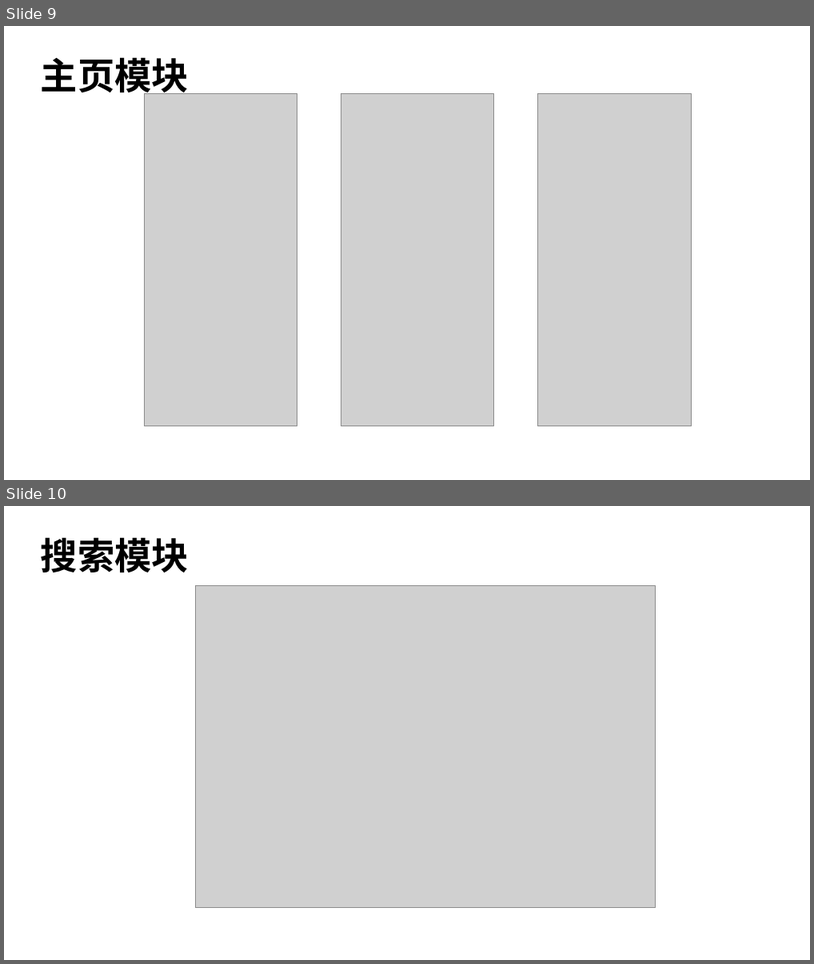
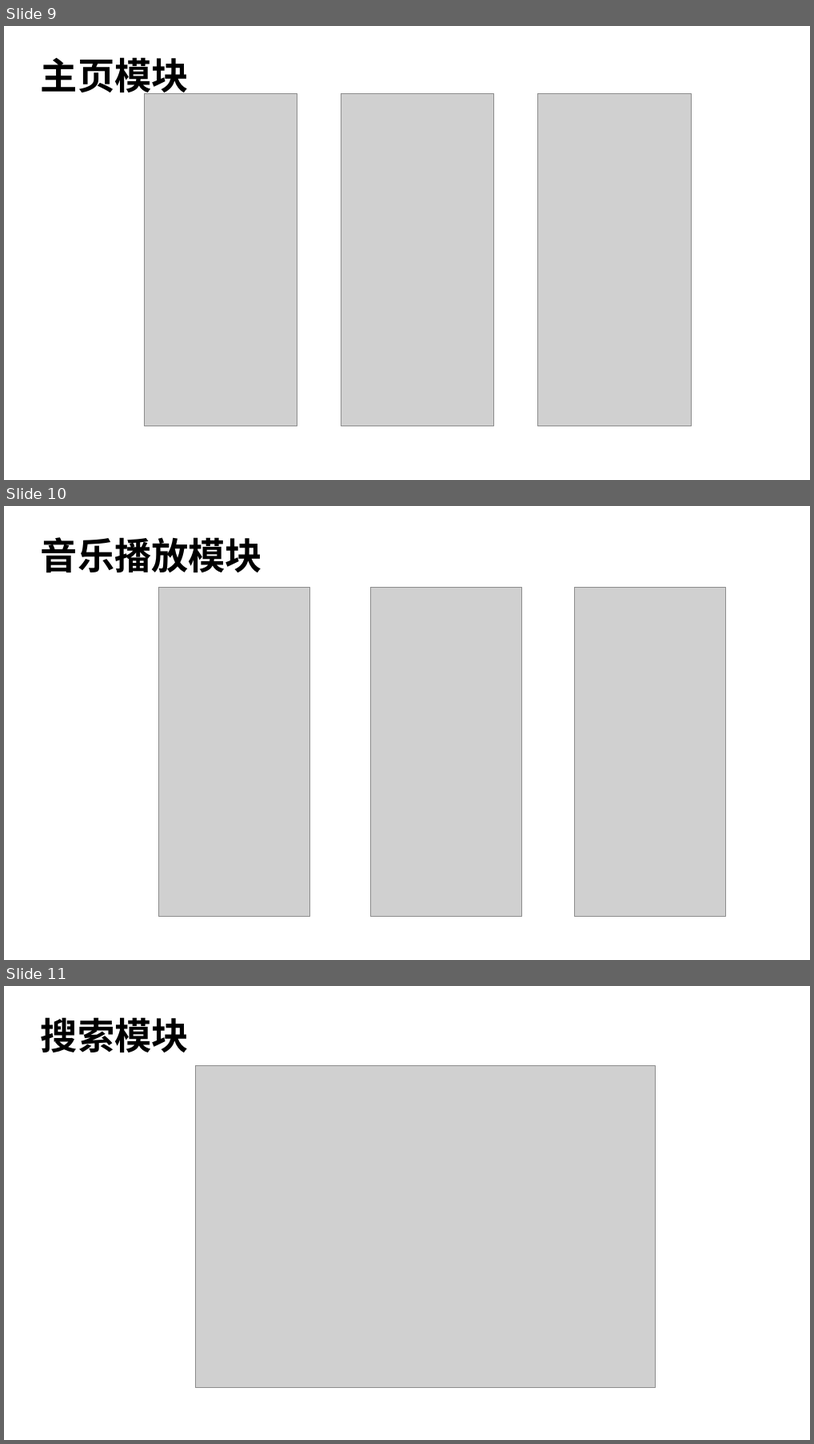
Before and after one commit to white-windmill/MusicStudio, a slide deck: docs/PPT/MusicStudio结题报告.pptx. Shown one above the other, each under a label of ours: slides 9 and 10 before the commit, slides 9, 10 and 11 after it. The pictures are 814x964 and 814x1444 pixels, drawn with LibreOffice and Linux fonts; fonts in the diff are those of the drawing; grey boxes stand for pictures. Boxes give left, top, right and bottom in pixels: in the first picture for what was removed or moved away, otherwise in the second. Text is boxed around its words. In the diff, an @@ line names an element or a change of style, - is before the commit and + after.

Commit message:
PPT更新

```diff
--- a/docs/PPT/MusicStudio结题报告.pptx
+++ b/docs/PPT/MusicStudio结题报告.pptx
@@ slide 10 added at (4,506,810,960), background #FFFFFF @@
@@ title added at (41,537,262,573), 44 pt, text #000000, bold @@
+音乐播放模块
@@ picture added at (159,587,310,916) @@
@@ picture added at (370,587,522,916) @@
@@ picture added at (575,587,726,916) @@
@@ what was slide 10 is now slide 11 @@
```
